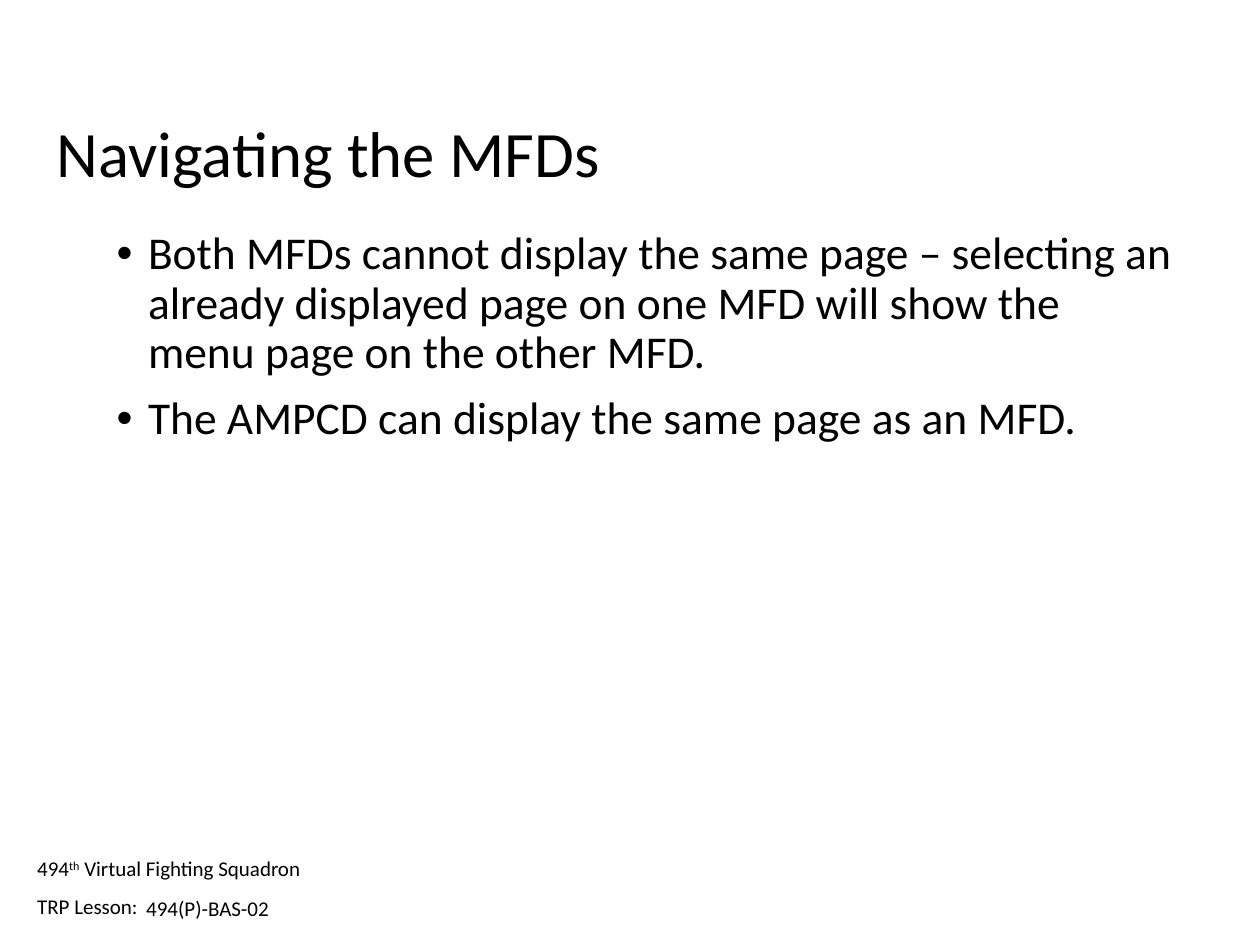
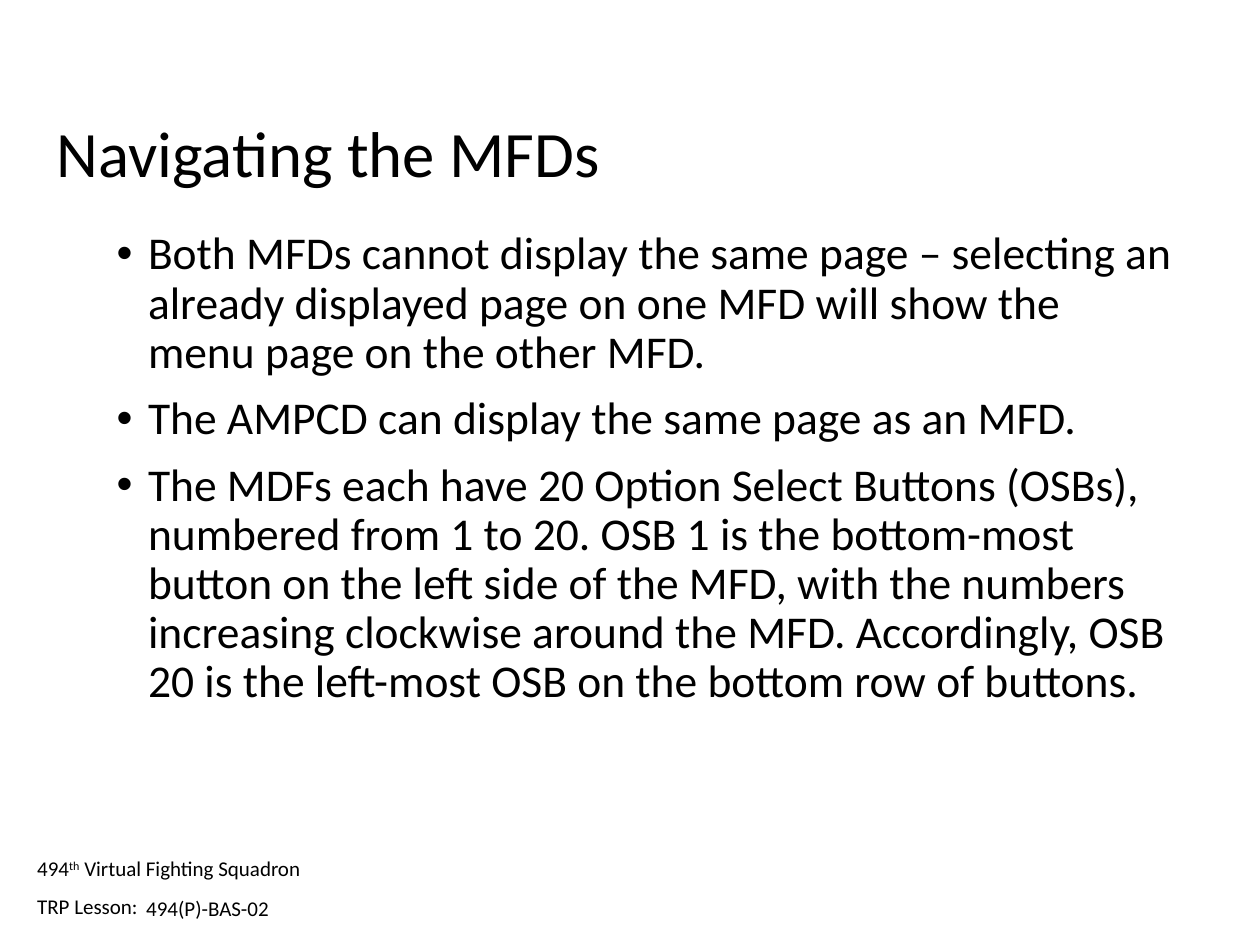
Before and after one commit to 132nd-vWing/132-TRP-494, a slide deck: slide 9 of TRP/BAS/BAS-02/494(P)-BAS-02 - Trainee Presentation.pptx. Drawn at 1260x945 pixels with LibreOffice and Linux fonts; fonts in the diff are those of the drawing; background and template pictures are left out. Boxes give left, top, right and bottom in pixels: in the first picture for what was removed or moved away, otherwise in the second. Text is boxed around its words. In the diff, an @@ line names an element or a change of style, - is before the commit and + after.

```diff
--- a/TRP/BAS/BAS-02/494(P)-BAS-02 - Trainee Presentation.pptx
+++ b/TRP/BAS/BAS-02/494(P)-BAS-02 - Trainee Presentation.pptx
@@ text at <box>148,468,1165,698</box>: paragraph added @@
+• The MDFs each have 20 Option Select Buttons (OSBs), numbered from 1 to 20. OSB 1 is the bottom-most button on the left side of the MFD, with the numbers increasing clockwise around the MFD. Accordingly, OSB 20 is the left-most OSB on the bottom row of buttons.
```
Also in this commit, not shown: 5 other files.
